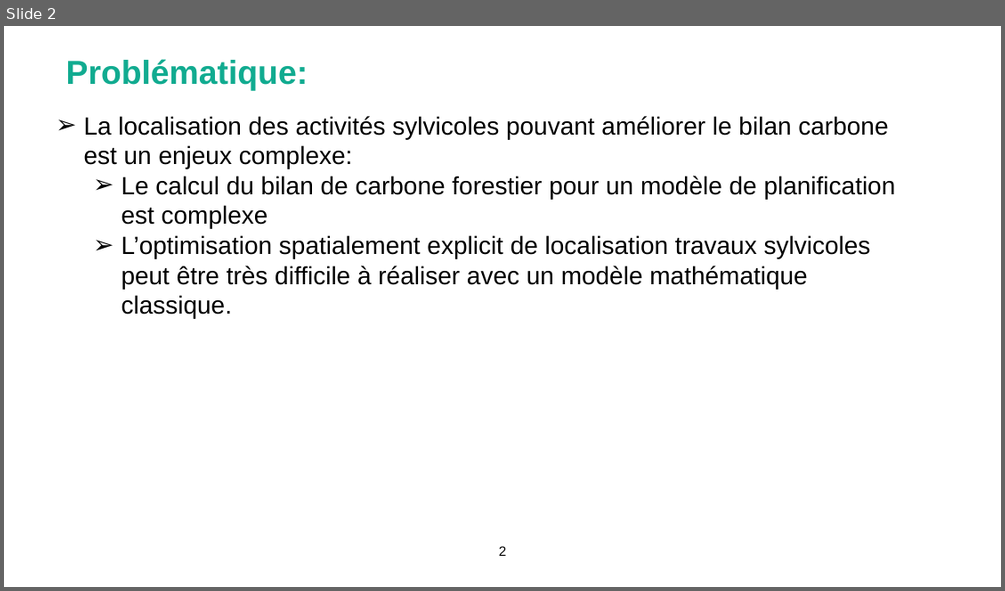
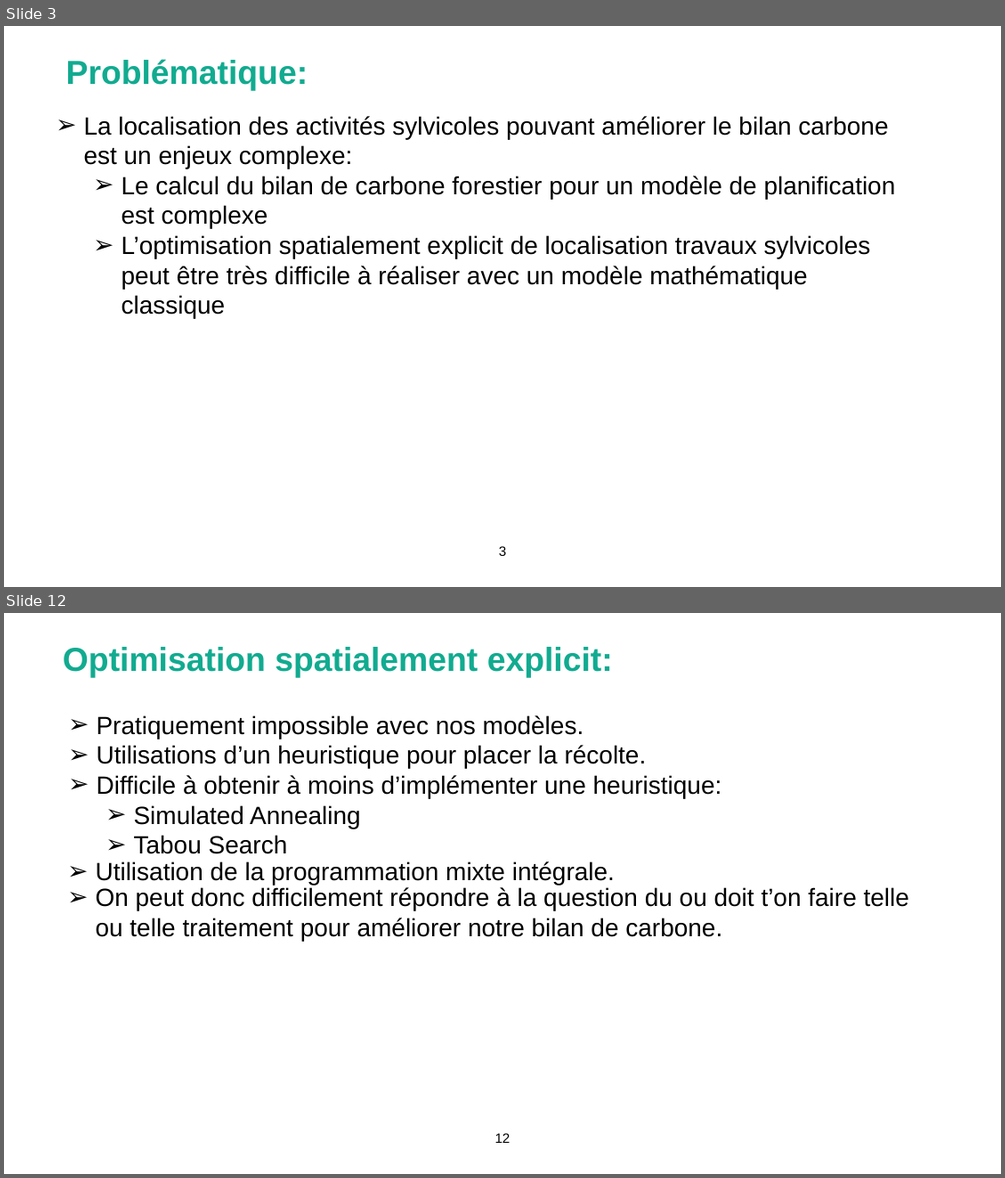
Before and after one commit to Bureau-du-Forestier-en-chef/FMT, a slide deck: Documentation/FORAC_carbone.pptx. Shown one above the other, each under a label of ours: slide 2 before the commit, slides 3 and 12 after it; the slides between them are not shown. The pictures are 1005x591 and 1005x1178 pixels, drawn with LibreOffice and Linux fonts; fonts in the diff are those of the drawing; background and template pictures are left out. Boxes give left, top, right and bottom in pixels: in the first picture for what was removed or moved away, otherwise in the second. Text is boxed around its words. In the diff, an @@ line names an element or a change of style, - is before the commit and + after.

```diff
--- a/Documentation/FORAC_carbone.pptx
+++ b/Documentation/FORAC_carbone.pptx
@@ slide 12 added at (4, 613, 1001, 1174), background picture (left out) @@
@@ title added at (63, 647, 613, 677), 32 pt, text #11AB90, bold @@
+Optimisation spatialement explicit:
@@ text added at (97, 715, 722, 854), 24 pt, text #000000 @@
+  ➢ Pratiquement impossible avec nos modèles.
+  ➢ Utilisations d’un heuristique pour placer la récolte.
+  ➢ Difficile à obtenir à moins d’implémenter une heuristique:
+    ➢ Simulated Annealing
+    ➢ Tabou Search
@@ text added at (96, 861, 615, 884), 24 pt, text #000000 @@
+  ➢ Utilisation de la programmation mixte intégrale.
@@ text added at (96, 887, 909, 941), 24 pt, text #000000 @@
+  ➢ On peut donc difficilement répondre à la question du ou doit t’on faire telle ou telle traitement pour améliorer notre bilan de carbone.
@@ page number added at (495, 1133, 510, 1143), 13 pt, text #000000 @@
+12
@@ what was slide 2 is now slide 3 @@
@@ slide 3 changed as well @@
@@ text at (121, 235, 871, 318): text changed @@
-    ➢ L’optimisation spatialement explicit de localisation travaux sylvicoles peut être très difficile à réaliser avec un modèle mathématique classique.
+    ➢ L’optimisation spatialement explicit de localisation travaux sylvicoles peut être très difficile à réaliser avec un modèle mathématique classique
@@ page number at (499, 546, 506, 556): text changed @@
-2
+3
```
Also in this commit, not shown: 1 other slide changed, 11 other slides added, 1 slide removed, 21 other files.
